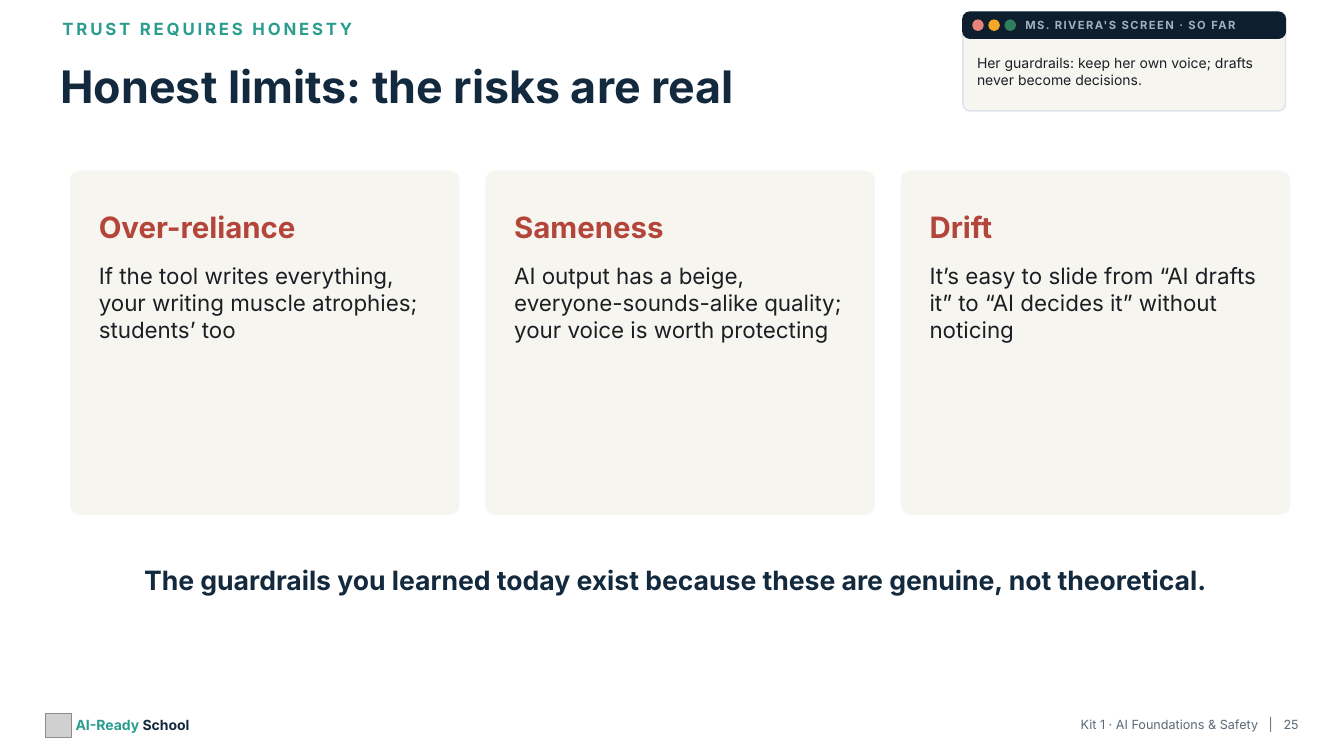
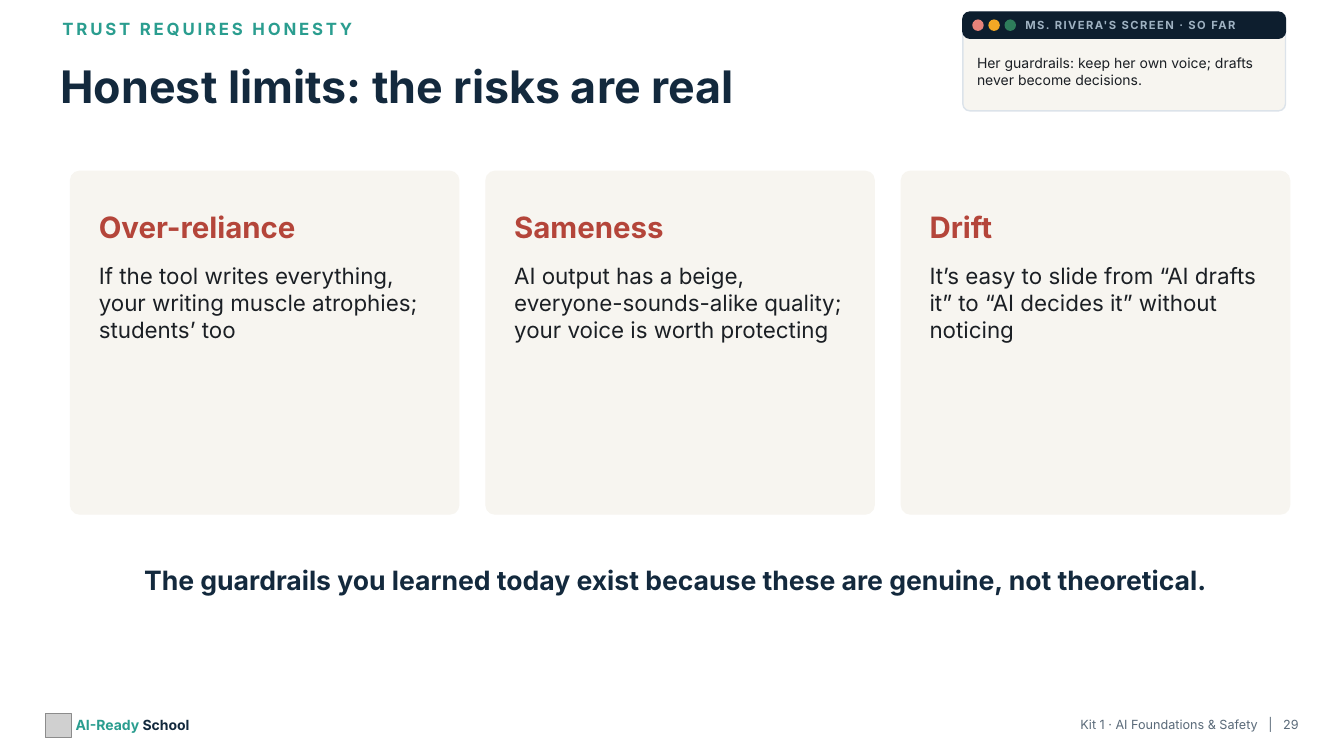
Before and after one commit to aspinozzi1/Ai-School-Ready, a slide deck: slide 29 of kits/kit01-tpt/Kit01_PresentationDeck.pptx (slide 25 before the commit). Drawn at 1344x756 pixels with LibreOffice and Linux fonts; fonts in the diff are those of the drawing; grey boxes stand for pictures. Boxes give left, top, right and bottom in pixels: in the first picture for what was removed or moved away, otherwise in the second. Text is boxed around its words. In the diff, an @@ line names an element or a change of style, - is before the commit and + after.

```diff
--- a/kits/kit01-tpt/Kit01_PresentationDeck.pptx
+++ b/kits/kit01-tpt/Kit01_PresentationDeck.pptx
@@ text at (1080,719,1299,732): text changed @@
-Kit 1 · AI Foundations & Safety | 25
+Kit 1 · AI Foundations & Safety | 29
```
Also in this commit, not shown: 10 other slides changed, 4 slides added, 23 other files.
